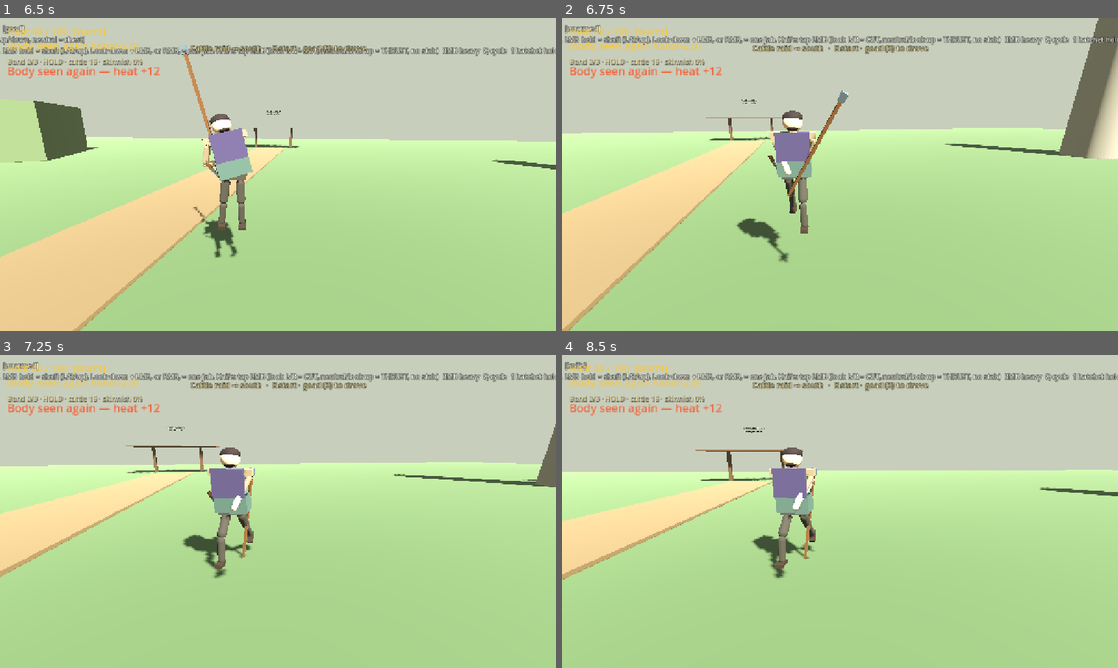
Above: before the commit, frames 1-4 (two rows, left to right).
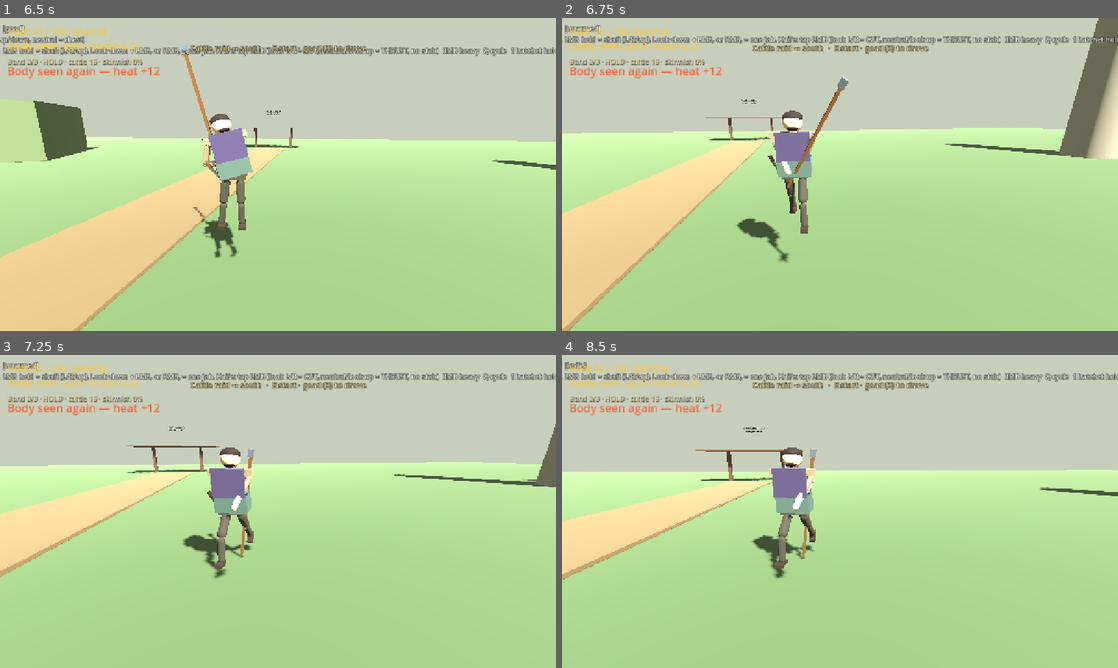
Above: after the commit, the same moments.

Repository: fortins4/devPlayground
Game: Godot game, scene res://scenes/main/main.tscn
Two runs of this game, one before a commit and one after it. Both use one fixed random seed, a clock stepped at 60 frames per second and the inputs below.
Inputs (mouse positions are in pixels of both pictures, inside the frame that each line leads up to):
- Up to frame 1 (6.5 s): tap Enter at 0.5 s; move the mouse to (305, 174) at 0.52 s; hold Right mouse button (attack_heavy) 0.53-1.28 s; hold W (move_forward) 0.53-5.78 s; click (305, 174) at 0.67 s; tap Space (jump) at 0.77, 1.52, 3.02, 3.77, 4.52, 6.02 s; move the mouse to (250, 174) at 1.27 s; click (250, 174) at 1.35 s; move the mouse to (289, 168) at 2.02 s; hold H (band_toggle) 2.03-2.78 s; move the mouse to (272, 180) at 2.77 s; tap Ctrl (crouch) at 2.85 s; click (272, 180) at 2.92 s; move the mouse to (316, 177) at 3.52 s; hold Q (cycle_weapon) 3.53-4.28 s; move the mouse to (233, 171) at 4.27 s; tap E (interact) at 4.35 s; move the mouse to (283, 174) at 5.02 s; hold Shift (sprint) 5.03-5.78 s; click (283, 174) at 5.17 s; move the mouse to (255, 168) at 5.77 s; hold D (move_right) from 5.78 s (still down); tap 3 (weapon_goad) at 5.85 s
- Up to frame 2 (6.75 s): move the mouse to (867, 174) at 6.52 s; release D (move_right) at 6.53 s; hold W (move_forward) from 6.53 s (still down); hold 1 (weapon_hatchet) from 6.53 s (still down)
- Up to frame 3 (7.25 s): keep holding W (move_forward); keep holding 1 (weapon_hatchet); tap Space (jump) at 6.77 s
- Up to frame 4 (8.5 s): keep holding W (move_forward); move the mouse to (812, 511) at 7.27 s; release 1 (weapon_hatchet) at 7.28 s; tap 2 (weapon_knife) at 7.35 s; click (812, 511) at 7.42 s; tap Space (jump) at 7.52 s; move the mouse to (851, 505) at 8.02 s; tap Delete at 8.1 s

Frame 1 is identical in both runs. In frame 2, 0.6% of the frame differs, in the area x 35-52%, y 18-71%; in frame 3, 0.2%; in frame 4, 0.2%.

Commit message:
feat(combat): raise the stowed goad off the ground

Diff:
--- a/scripts/characters/shared/kerne_mesh_builder.gd
+++ b/scripts/characters/shared/kerne_mesh_builder.gd
@@ -270,11 +270,11 @@
 		belt_knife.add_child(bk_b)
 
 		# Same goad as the hands: full 1.75 shaft and gray head. Not scaled.
-		# Head just off the right shoulder. Butt pulled in so the shaft
-		# lies on the back plane, inside the hip, not leaned out past it.
+		# Head just off the right shoulder, under the skull. Butt on the back plane,
+		# lifted just enough that it clears the grass without standing over the skull.
 		var back_goad := Node3D.new()
 		back_goad.name = "BackGoad"
-		back_goad.position = Vector3(0.056, -1.035, -0.199)
+		back_goad.position = Vector3(0.056, -0.760, -0.199)
 		back_goad.rotation_degrees = Vector3(0.32, -0.05, -8.1)
 		torso.add_child(back_goad)
 		var goad_mesh := BoxMesh.new()
